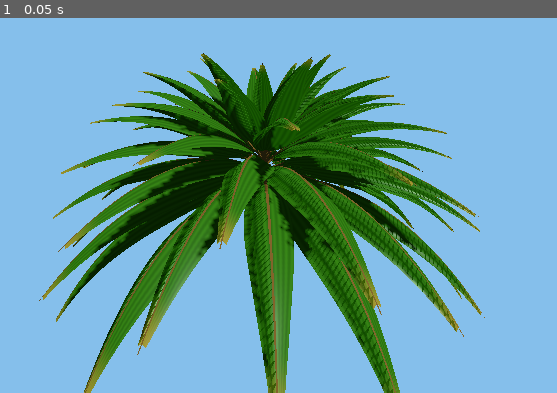
Above: before the commit, frame 1.
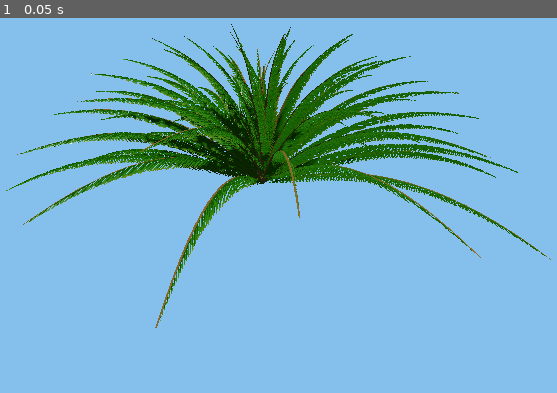
Above: after the commit, the same moment.

Repository: DeniLaFauci/mondo_naturale
Game: Godot game, scene res://test_chioma.tscn
Same seed, same stepped clock (60 frames per second), same inputs: the game is played once before the commit and once after it. This scene is started directly instead of the project's main scene.
Inputs:
- Up to frame 1 (0.05 s): no input

The runs differ from the first frame. In frame 1, 30% of the frame differs, in the area x 1-99%, y 1-100%.

Commit message:
feat(palma): chioma fotorealistica con pinne pluriseriate a doppio strato e shader anti-moiré

Diff:
--- a/foglia_palma.gdshader
+++ b/foglia_palma.gdshader
@@ -1,35 +1,55 @@
 shader_type spatial;
 render_mode cull_disabled;
 
-uniform vec3 col_verde_base : source_color = vec3(0.18, 0.38, 0.08);
-uniform vec3 col_verde_scuro : source_color = vec3(0.09, 0.22, 0.05);
-uniform vec3 col_bordo_secco : source_color = vec3(0.62, 0.46, 0.18);
-uniform vec3 col_rachide : source_color = vec3(0.40, 0.30, 0.14);
-uniform vec3 col_trasluscenza : source_color = vec3(0.35, 0.55, 0.12);
+uniform vec3 col_verde_base : source_color = vec3(0.16, 0.38, 0.07);
+uniform vec3 col_verde_scuro : source_color = vec3(0.08, 0.22, 0.04);
+uniform vec3 col_rachide : source_color = vec3(0.42, 0.32, 0.15);
+uniform vec3 col_secco : source_color = vec3(0.55, 0.42, 0.16);
+uniform vec3 col_trasluscenza : source_color = vec3(0.35, 0.55, 0.10);
+uniform float densita_pinne : hint_range(40.0, 160.0) = 85.0;
 
 void fragment() {
-	// COLOTR.g discrimina rachide (0.0) da foglia (1.0)
-	float maschera_foglia = COLOR.g;
+	if (COLOR.g < 0.5) {
+		// Rachide centrale legnosa e opaca
+		ALBEDO = col_rachide;
+		ROUGHNESS = 0.85;
+		SPECULAR = 0.05;
+		ALPHA = 1.0;
+		ALPHA_SCISSOR_THRESHOLD = 0.5;
+	} else {
+		// Calcolo pettine procedurale per incidere le pinne
+		// Inclinazione in avanti verso la punta della fronda
+		float pos_pettine = UV.y * densita_pinne;
+		float id_pinna = floor(pos_pettine);
+		float f = fract(pos_pettine);
+		float centro_palma = abs(f - 0.5) * 2.0;
 
-	// 1. Venature longitudinali a frequenza visiva naturale
-	float venatura = sin(UV.x * 32.0) * 0.5 + 0.5;
-	vec3 verde = mix(col_verde_scuro, col_verde_base, 0.65 + 0.35 * venatura);
+		// Micro-variazione casuale per ogni pinna
+		float rnd = fract(sin(id_pinna * 78.233) * 43758.5453);
 
-	// 2. Bordatura e ingiallimento periferico
-	float bordo = smoothstep(0.12, 0.0, UV.x) + smoothstep(0.88, 1.0, UV.x);
-	vec3 col_lamina = mix(verde, col_bordo_secco, clamp(bordo * 0.7, 0.0, 1.0));
+		// Spessore e rastremazione verso la punta
+		float spessore = (1.0 - UV.x * 0.70) * 0.82;
+		float len_max = 0.88 + rnd * 0.12;
 
-	// 3. Punta secca progressiva verso l'apice della fogliolina
-	float secco_punta = smoothstep(0.85, 1.0, UV.y);
-	col_lamina = mix(col_lamina, col_bordo_secco, secco_punta * 0.75);
+		// Ritaglio: trasparenza tra le pinne e oltre la punta
+		if (centro_palma > spessore || UV.x > len_max) {
+			ALPHA = 0.0;
+		} else {
+			ALPHA = 1.0;
+		}
+		ALPHA_SCISSOR_THRESHOLD = 0.5;
 
-	// Miscela tra legno centrale e fogliame verde
-	vec3 col_finale = mix(col_rachide, col_lamina, maschera_foglia);
+		// Colore con nervatura dorsale marcata
+		float nervatura = 1.0 - pow(centro_palma, 0.65);
+		vec3 verde = mix(col_verde_scuro, col_verde_base, 0.50 + 0.50 * nervatura);
+		verde = mix(verde, col_verde_base * 1.20, rnd * 0.18);
 
-	ALBEDO = col_finale;
-	ROUGHNESS = mix(0.85, 0.38, maschera_foglia);
-	SPECULAR = mix(0.1, 0.35, maschera_foglia);
+		float secco = smoothstep(0.72, 1.0, UV.x) * (0.35 + 0.65 * rnd);
+		vec3 col_finale = mix(verde, col_secco, secco * 0.60);
 
-	// Trasluscenza / subsurface scattering quando in controluce rispetto al sole
-	BACKLIGHT = col_trasluscenza * maschera_foglia * 0.55;
+		ALBEDO = col_finale;
+		ROUGHNESS = mix(0.42, 0.24, secco);
+		SPECULAR = mix(0.18, 0.45, nervatura);
+		BACKLIGHT = col_trasluscenza * 0.70;
+	}
 }
--- a/fronda_palma.gd
+++ b/fronda_palma.gd
@@ -1,6 +1,6 @@
 extends RefCounted
 
-static func costruisci(lungh: float = 4.2, arco_caduta: float = 1.6, rng: RandomNumberGenerator = null) -> ArrayMesh:
+static func costruisci(lungh: float = 4.4, arco_caduta: float = 1.7, rng: RandomNumberGenerator = null) -> ArrayMesh:
 	if rng == null:
 		rng = RandomNumberGenerator.new()
 		rng.randomize()
@@ -16,41 +16,41 @@
 	var spine: Array[Vector3] = []
 	var spine_tangenti: Array[Vector3] = []
 
-	# Calcolo dell'asse centrale (rachide a parabola naturale cadente
+	# Asse centrale: sale ad arco, culmina a rachide
 	for i in range(passi + 1):
 		var t = float(i) / float(passi)
 		var z = t * lungh
 		# Sale dolcemente all'inizio (spinta elastica) e ricade per gravità
-		var y = lungh * (0.18 * t) - arco_caduta * pow(t, 2.7)
+		var y = lungh * (0.28 * sin(t * PI * 0.65)) - (arco_caduta / lungh) * pow(t, 2.2)
 		spine.append(Vector3(0.0, y, z))
 
 	for i in range(passi):
 		spine_tangenti.append((spine[i + 1] - spine[i]).normalized())
 	spine_tangenti.append(spine_tangenti[passi - 1])
 
-	# 2. Generazione rachide legnosa centrale
+	# 2. Rachide legnosa solida
 	for i in range(passi):
-		var t = float(i) / float(passi)
+		var t1 = float(i) / float(passi)
+		var t2 = float(i + 1) / float(passi)
 		var p1 = spine[i]
 		var p2 = spine[i + 1]
 		var dir_lat = Vector3(1.0, 0.0, 0.0)
 
-		var w1 = lerp(0.035, 0.006, t)
-		var w2 = lerp(0.035, 0.006, float(i + 1) / float(passi))
+		var w1 = lerp(0.040, 0.007, t1)
+		var w2 = lerp(0.040, 0.007, t2)
 
+		var g_sx1 = p1 - dir_lat * w1
 		var g_dx1 = p1 + dir_lat * w1
-		var g_sx1 = p1 - dir_lat * w1
+		var g_sx2 = p2 - dir_lat * w2
 		var g_dx2 = p2 + dir_lat * w2
-		var g_sx2 = p2 - dir_lat * w2
 
-		# COLOR.g = 0.0 indica la rachide
 		st.set_color(Color(0.0, 0.0, 0.0));
-		st.set_uv(Vector2(0.5, t))
+		st.set_uv(Vector2(0.0, t1))
 		st.add_vertex(g_sx1); st.add_vertex(g_dx1); st.add_vertex(g_dx2)
 		st.add_vertex(g_sx1); st.add_vertex(g_dx2); st.add_vertex(g_sx2)
 
-	# 3. Generazione pinne fogliari (distribuzione a pettine con diedro a V)
-	var soglia_picciolo = 0.15
+	# 3. Lamina a "V" (base geometrica per il pettine dello shader)
+	var soglia_picciolo = 0.03
 
 	for i in range(passi - 1):
 		var t1 = float(i) / float(passi)
@@ -71,46 +71,80 @@
 		var up1 = lat.cross(fwd1).normalized()
 		var up2 = lat.cross(fwd2).normalized()
 
-		var larghezza1 = sin(pow(u1, 0.62) * PI) * 0.38 + 0.04
-		var larghezza2 = sin(pow(u2, 0.62) * PI) * 0.38 + 0.04
+#---------------------------------------------------------------------
+		# Ampiezza a fuso
+		var larghezza1 = sin(pow(u1, 0.65) * PI) * 0.44 + 0.04
+		var larghezza2 = sin(pow(u2, 0.65) * PI) * 0.44 + 0.04
 
-		var alzo_v = 0.28
-		var caduta1 = pow(larghezza1, 1.3) * 0.45
-		var caduta2 = pow(larghezza2, 1.3) * 0.45
+		# Spinta in avanti ad angolo acuto (si chiude verso l'apice
+		var fwd_spinta1 = lerp(0.70, 2.4, pow(u1, 0.6))
+		var fwd_spinta2 = lerp(0.70, 2.4, pow(u2, 0.6))
+		var lat_spinta1 = lerp(0.85, 0.35, u1)
+		var lat_spinta2 = lerp(0.85, 0.35, u2)
 
 		st.set_color(Color(0.0, 1.0, 0.0))
 
-		# --- LATO DESTRO ---
-		var dir_ala_dx1 = (lat + up1 * alzo_v + fwd1 * 0.45).normalized()
-		var dir_ala_dx2 = (lat + up2 * alzo_v + fwd2 * 0.45).normalized()
+		# --- STRATO A: PINNE SUPERIORI (più erette a V, fwd spinto) ---
+		var alzo_A = 0.45
+		var caduta_A1 = pow(larghezza1, 1.3) * 0.28
+		var caduta_A2 = pow(larghezza2, 1.3) * 0.28
+		var dir_dx_A1 = (lat * lat_spinta1 + up1 * alzo_A + fwd1 * fwd_spinta1).normalized()
+		var dir_dx_A2 = (lat * lat_spinta2 + up2 * alzo_A + fwd2 * fwd_spinta2).normalized()
+		var p_dx_A1 = p1 + dir_dx_A1 * (larghezza1 * 0.90) - Vector3(0.0, caduta_A1, 0.0)
+		var p_dx_A2 = p2 + dir_dx_A2 * (larghezza2 * 0.90) - Vector3(0.0, caduta_A2, 0.0)
 
-		var punta_dx1 = p1 + dir_ala_dx1 * larghezza1 - Vector3(0.0, caduta1, 0.0)
-		var punta_dx2 = p2 + dir_ala_dx2 * larghezza2 - Vector3(0.0, caduta2, 0.0)
+		st.set_uv(Vector2(0.0, u1)); st.add_vertex(p1)
+		st.set_uv(Vector2(1.0, u1)); st.add_vertex(p_dx_A1)
+		st.set_uv(Vector2(1.0, u2)); st.add_vertex(p_dx_A2)
+		st.set_uv(Vector2(0.0, u1)); st.add_vertex(p1)
+		st.set_uv(Vector2(1.0, u2)); st.add_vertex(p_dx_A2)
+		st.set_uv(Vector2(0.0, u2)); st.add_vertex(p2)
 
-		st.set_uv(Vector2(0.1, u1)); st.add_vertex(p1)
-		st.set_uv(Vector2(0.9, u1)); st.add_vertex(punta_dx1)
-		st.set_uv(Vector2(0.9, u2)); st.add_vertex(punta_dx2)
+		var dir_sx_A1 = (-lat * lat_spinta1 + up1 * alzo_A + fwd1 * fwd_spinta1).normalized()
+		var dir_sx_A2 = (-lat * lat_spinta2 + up2 * alzo_A + fwd2 * fwd_spinta2).normalized()
+		var p_sx_A1 = p1 + dir_dx_A1 * (larghezza1 * 0.90) - Vector3(0.0, caduta_A1, 0.0)
+		var p_sx_A2 = p2 + dir_dx_A2 * (larghezza2 * 0.90) - Vector3(0.0, caduta_A2, 0.0)
 
-		st.set_uv(Vector2(0.1, u1)); st.add_vertex(p1)
-		st.set_uv(Vector2(0.9, u2)); st.add_vertex(punta_dx2)
-		st.set_uv(Vector2(0.1, u2)); st.add_vertex(p2)
+		st.set_uv(Vector2(0.0, u1)); st.add_vertex(p1)
+		st.set_uv(Vector2(1.0, u2)); st.add_vertex(p_sx_A1)
+		st.set_uv(Vector2(1.0, u1)); st.add_vertex(p_sx_A2)
+		st.set_uv(Vector2(0.0, u1)); st.add_vertex(p1)
+		st.set_uv(Vector2(0.0, u2)); st.add_vertex(p2)
+		st.set_uv(Vector2(1.0, u2)); st.add_vertex(p_sx_A2)
 
-		# --- LATO SINISTRO ---
-		var dir_ala_sx1 = (-lat + up1 * alzo_v + fwd1 * 0.45).normalized()
-		var dir_ala_sx2 = (-lat + up2 * alzo_v + fwd2 * 0.45).normalized()
+# --- STRATO B: PINNE INFERIORII (più aperte e lunghe, volume 3D) ---
+		var alzo_B = 0.12
+		var caduta_B1 = pow(larghezza1, 1.4) * 0.42
+		var caduta_B2 = pow(larghezza2, 1.4) * 0.42
+		var dir_dx_B1 = (lat * (lat_spinta1 * 1.1) + up1 * alzo_B + fwd1 * (fwd_spinta1 * 0.85)).normalized()
+		var dir_dx_B2 = (lat * (lat_spinta2 * 1.1) + up2 * alzo_B + fwd2 * (fwd_spinta2 * 0.85)).normalized()
+		var p_dx_B1 = p1 + dir_dx_B1 * larghezza1 - Vector3(0.0, caduta_B1, 0.0)
+		var p_dx_B2 = p2 + dir_dx_B2 * larghezza2 - Vector3(0.0, caduta_B2, 0.0)
 
-		var punta_sx1 = p1 + dir_ala_sx1 * larghezza1 - Vector3(0.0, caduta1, 0.0)
-		var punta_sx2 = p2 + dir_ala_sx2 * larghezza2 - Vector3(0.0, caduta2, 0.0)
+		st.set_uv(Vector2(0.0, u1)); st.add_vertex(p1)
+		st.set_uv(Vector2(1.0, u1)); st.add_vertex(p_dx_B1)
+		st.set_uv(Vector2(1.0, u2)); st.add_vertex(p_dx_B2)
+		st.set_uv(Vector2(0.0, u1)); st.add_vertex(p1)
+		st.set_uv(Vector2(1.0, u2)); st.add_vertex(p_dx_B2)
+		st.set_uv(Vector2(0.0, u2)); st.add_vertex(p2)
 
-		st.set_uv(Vector2(0.1, u1)); st.add_vertex(p1)
-		st.set_uv(Vector2(0.9, u2)); st.add_vertex(punta_sx1)
-		st.set_uv(Vector2(0.9, u1)); st.add_vertex(punta_sx2)
+		var dir_sx_B1 = (-lat * (lat_spinta1 * 1.1) + up1 * alzo_B + fwd1 * (fwd_spinta1 * 0.85)).normalized()
+		var dir_sx_B2 = (-lat * (lat_spinta2 * 1.1) + up2 * alzo_B + fwd2 * (fwd_spinta2 * 0.85)).normalized()
+		var p_sx_B1 = p1 + dir_dx_B1 * larghezza1 - Vector3(0.0, caduta_B1, 0.0)
+		var p_sx_B2 = p2 + dir_dx_B2 * larghezza2 - Vector3(0.0, caduta_B2, 0.0)
 
-		st.set_uv(Vector2(0.1, u1)); st.add_vertex(p1)
-		st.set_uv(Vector2(0.1, u2)); st.add_vertex(p2)
-		st.set_uv(Vector2(0.9, u2)); st.add_vertex(punta_sx2)
+		st.set_uv(Vector2(0.0, u1)); st.add_vertex(p1)
+		st.set_uv(Vector2(1.0, u2)); st.add_vertex(p_sx_B1)
+		st.set_uv(Vector2(1.0, u1)); st.add_vertex(p_sx_B2)
+		st.set_uv(Vector2(0.0, u1)); st.add_vertex(p1)
+		st.set_uv(Vector2(0.0, u2)); st.add_vertex(p2)
+		st.set_uv(Vector2(1.0, u2)); st.add_vertex(p_sx_B2)
 
 
+#---------------------------------------------------------------------------------------------
+		st.set_uv(Vector2(0.0, u1)); st.add_vertex(p1)
+		st.set_uv(Vector2(0.0, u2)); st.add_vertex(p2)
+		st.set_uv(Vector2(1.0, u2)); st.add_vertex(p_sx_B2)
 
 	st.generate_normals()
 	var mesh = st.commit()
--- a/test_chioma.gd
+++ b/test_chioma.gd
@@ -5,7 +5,7 @@
 func _ready() -> void:
 	# Luce solare direzionale
 	var dir_light = DirectionalLight3D.new()
-	dir_light.rotation_degrees = Vector3(-50, 40, 0)
+	dir_light.rotation_degrees = Vector3(-45, 35, 0)
 	dir_light.shadow_enabled = true
 	add_child(dir_light)
 
@@ -15,15 +15,15 @@
 	environment.background_mode = Environment.BG_COLOR
 	environment.background_color = Color(0.52, 0.75, 0.92)
 	environment.ambient_light_source = Environment.AMBIENT_SOURCE_COLOR
-	environment.ambient_light_color = Color(0.35, 0.42, 0.48)
+	environment.ambient_light_color = Color(0.38, 0.44, 0.48)
 	env.environment = environment
 	add_child(env)
 
 	# Telecamera posizionata per vedere la cupola intera
 	var cam = Camera3D.new()
-	cam.position = Vector3(0.0, 2.8, 6.2)
+	cam.position = Vector3(0.0, 3.2, 7.2)
 	add_child(cam)
-	cam.look_at(Vector3(0.0, 1.2, 0.0), Vector3.UP)
+	cam.look_at(Vector3(0.0, 1.4, 0.0), Vector3.UP)
 	costruisci_chioma()
 
 func costruisci_chioma() -> void:
@@ -35,34 +35,34 @@
 	rng.randomize()
 
 	# Angolo d'oro per la fillotassi a spirale (distribuzione naturale uniforme)
-	var angolo_aureo = deg_to_rad(137.5)
-	var num_fronde = 68
+	var angolo_aureo = deg_to_rad(137.508)
+	var num_fronde = 72
 
 	for idx in range(num_fronde):
 		var t = float(idx) / float(num_fronde - 1) # 0 = cima/giovane, 1 = base/vecchia
 
 		# Curvatura maggiore sulle foglie vecchie rispetto a quelle giovani erette
-		var curvatura_arco = lerp(0.8, 2.1, pow(t, 0.7))
-		var lungh_fronda = lerp(2.8, 4.3, pow(t, 0.5))
-		var fronda_mesh = FrondaPalma.costruisci(lungh_fronda, curvatura_arco, rng)
+		var arco = lerp(0.8, 2.0, pow(t, 0.65))
+		var lungh = lerp(3.2, 5.0, pow(t, 0.45))
+		var fronda_mesh = FrondaPalma.costruisci(lungh, arco, rng)
 
 		var nodo_fronda = MeshInstance3D.new()
 		nodo_fronda.mesh = fronda_mesh
 
 		# 1. Rotazione radiale a spirale aurea con micro-variazione
-		var rot_y = idx * angolo_aureo + randf_range(-0.04, 0.04)
+		var rot_y = idx * angolo_aureo + randf_range(-0.03, 0.03)
 
 		# 2. Inclinazione verticale completa_
-		var inclinazione_x = lerp(deg_to_rad(-76.0), deg_to_rad(12.0), pow(t, 0.55))
+		var inclinazione_x = lerp(deg_to_rad(-82.0), deg_to_rad(8.0), pow(t, 0.50))
 
 		# 3. Scala dimensionale progressiva
-		var scala = lerp(0.65, 1.05, pow(t, 0.40))
+		var scala = lerp(0.70, 1.05, pow(t, 0.40))
 
 		# 4. Leggera torsione naturale sul fianco
-		var rollio_z = sin(idx * 2.4) * deg_to_rad(6.0)
+		var rollio_z = sin(idx * 2.3) * deg_to_rad(lerp(2.0, 11.0, t))
 
 		# 5. Sfalsamento verticale lungo la cupola vegetativa
-		var offset_y = lerp(0.40, -0.15, pow(t, 0.75))
+		var offset_y = lerp(0.40, -0.20, pow(t, 0.70))
 
 		var fronda_wrapper = Node3D.new()
 		fronda_wrapper.position = Vector3(0.0, offset_y, 0.0)
